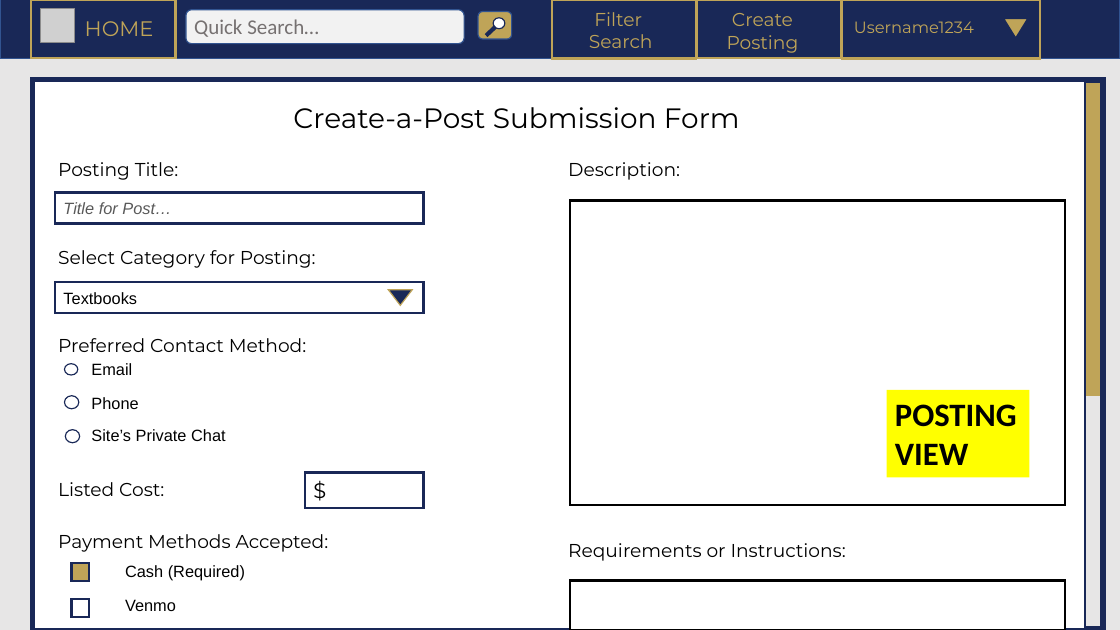
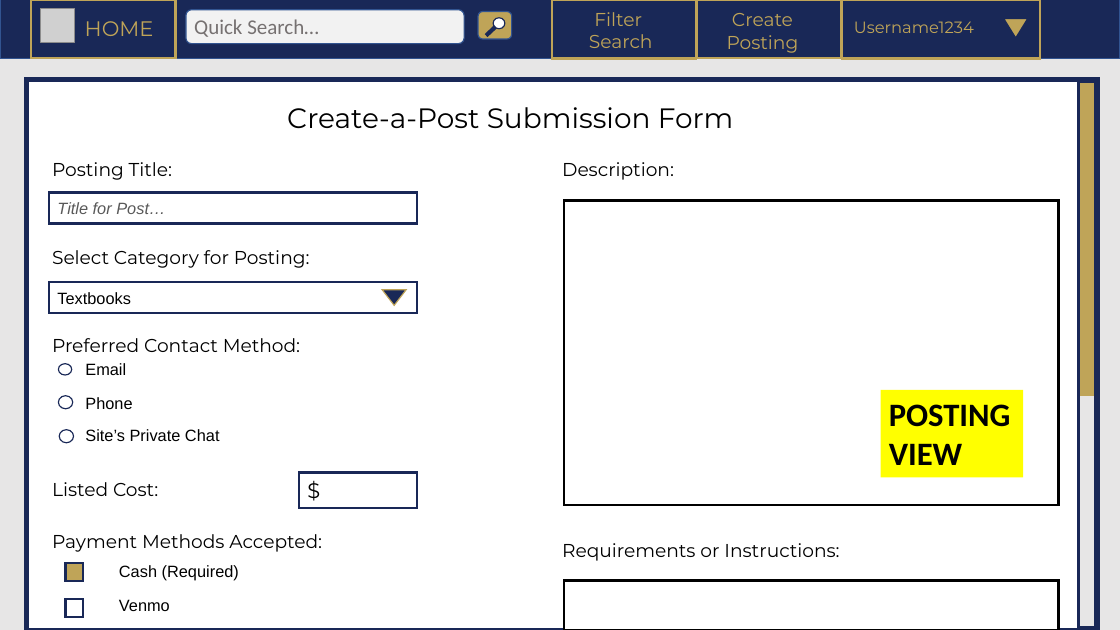
Before and after one commit to amm414/CS1530-Software-Engineering-Project, a slide deck: slide 2 of documentation/Mockups/powerpoint-pdf-mocks/mock-views.pptx. Drawn at 1120x630 pixels with LibreOffice and Linux fonts; fonts in the diff are those of the drawing; grey boxes stand for pictures; background and template pictures are left out. Boxes give left, top, right and bottom in pixels: in the first picture for what was removed or moved away, otherwise in the second. Text is boxed around its words. In the diff, an @@ line names an element or a change of style, - is before the commit and + after.

Commit message:
moved second slide box over left

```diff
--- a/documentation/Mockups/powerpoint-pdf-mocks/mock-views.pptx
+++ b/documentation/Mockups/powerpoint-pdf-mocks/mock-views.pptx
@@ 13 texts, 11 rectangles, 3 ellipses, 1 flow chart extract: place and size @@
-13 texts, 11 rectangles, 3 ellipses, 1 flow chart extract at <box>33,80,1104,630</box>
+13 texts, 11 rectangles, 3 ellipses, 1 flow chart extract at <box>27,80,1098,630</box>
```
Also in this commit, not shown: 1 other file.
